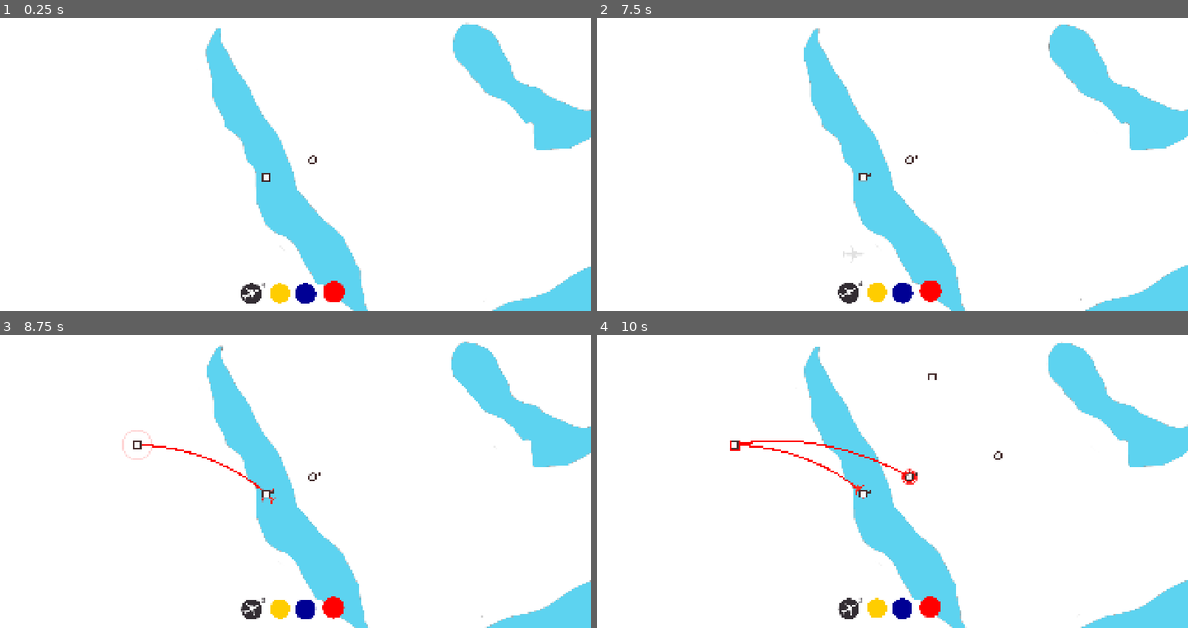
Above: before the commit, frames 1-4 (two rows, left to right).
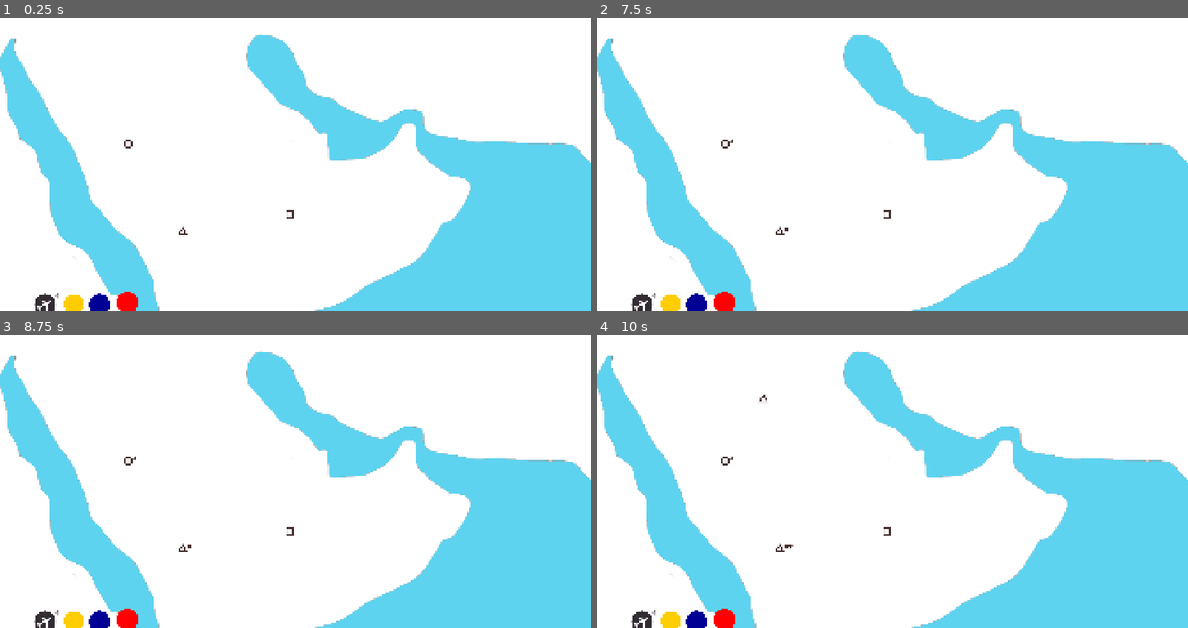
Above: after the commit, the same moments.

Repository: top-it-090304/Holding-Pattern
Game: Godot game, scene res://scene/Main.tscn
Two runs of this game, one before a commit and one after it. Both use one fixed random seed, a clock stepped at 60 frames per second and the inputs below.
Inputs (mouse positions are in pixels of both pictures, inside the frame that each line leads up to; where the layout moved, square brackets give the same spot in the first picture):
- Up to frame 1 (0.25 s): no input
- Up to frame 2 (7.5 s): click (667, 305) [874, 293] at 0.5 s; click (697, 305) [904, 293] at 1.25 s; click (727, 302) [927, 290] at 2 s; click (667, 305) [874, 293] at 2.75 s; click (697, 305) [904, 293] at 3.5 s; click (727, 302) [927, 290] at 4.25 s; click (667, 305) [874, 293] at 5 s; click (697, 305) [904, 293] at 5.75 s; click (727, 302) [927, 290] at 6.5 s; drag from (851, 293) to (862, 176) at 7.27 s
- Up to frame 3 (8.75 s): drag from (265, 493) to (135, 443) at 8.02 s
- Up to frame 4 (10 s): move the mouse to (910, 478) at 8.77 s; click (910, 478) at 8.92 s; drag from (732, 446) to (910, 478) at 9.52 s

The runs differ from the first frame. In frame 1, 37% of the frame differs, in the area x 0-100%, y 1-100%; in frame 2, 37%; in frame 3, 37%; in frame 4, 37%.

Commit message:
fix: spawn airport

Diff:
--- a/scene/Main.tscn
+++ b/scene/Main.tscn
@@ -32,6 +32,7 @@
 texture = ExtResource("2_pnqar")
 
 [node name="Timer" type="Timer" parent="." unique_id=1871435388]
+wait_time = 10.0
 autostart = true
 
 [node name="YellowButton" type="Button" parent="." unique_id=1877033529]
@@ -109,12 +110,22 @@
 [node name="Zone1" type="Node2D" parent="AirportSpawn" unique_id=1864947882]
 
 [node name="Marker2D" type="Marker2D" parent="AirportSpawn/Zone1" unique_id=742221597]
-position = Vector2(876, 561)
+position = Vector2(1276, 703)
 
 [node name="Marker2D2" type="Marker2D" parent="AirportSpawn/Zone1" unique_id=1955253413]
-position = Vector2(1028, 506)
+position = Vector2(1624, 648)
+
+[node name="Marker2D3" type="Marker2D" parent="AirportSpawn/Zone1" unique_id=373765363]
+position = Vector2(1223, 217)
+
+[node name="Marker2D4" type="Marker2D" parent="AirportSpawn/Zone1" unique_id=1847718117]
+position = Vector2(1490, 316)
+
+[node name="Marker2D5" type="Marker2D" parent="AirportSpawn/Zone1" unique_id=347037959]
+position = Vector2(1099, 418)
 
 [node name="Zone0" type="Node2D" parent="AirportSpawn" unique_id=1711069226]
+visible = false
 
 [node name="Marker2D" type="Marker2D" parent="AirportSpawn/Zone0" unique_id=1839943611]
 position = Vector2(-156, 284)
@@ -132,7 +143,7 @@
 position = Vector2(1104, 176)
 
 [node name="Camera2D" type="Camera2D" parent="." unique_id=273851256]
-position = Vector2(972, 496)
+position = Vector2(1642, 461)
 
 [connection signal="timeout" from="Timer" to="." method="_on_spawn_timer_timeout"]
 [connection signal="toggled" from="YellowButton" to="." method="_on_yb_toggled"]
--- a/scripts/Airport.gd
+++ b/scripts/Airport.gd
@@ -8,6 +8,7 @@
 const Triangle = preload("res://objects/point_triangle.png")
 
 var my_shape: GameData.ShapeType
+var forced_shape = null
 var passengers: Array = []
 
 var pulse_radius = 0.0
@@ -23,7 +24,10 @@
 
 
 func _ready():
-	my_shape = GameData.ShapeType.values().pick_random()
+	if forced_shape != null:
+		my_shape = forced_shape
+	else:
+		my_shape = GameData.ShapeType.values().pick_random()
 
 	match my_shape:
 		GameData.ShapeType.CIRCLE:
--- a/scripts/Main.gd
+++ b/scripts/Main.gd
@@ -4,17 +4,25 @@
 var route_scene = load("res://scene/Route.tscn")
 
 
-var airport_points: Array[Vector2] = []
+
 
 @onready var spawn_points := $AirportSpawn
 @onready var camera := $Camera2D
+
+var start_shapes = [
+	GameData.ShapeType.CIRCLE,
+	GameData.ShapeType.SQUARE,
+	GameData.ShapeType.TRIANGLE
+]
+
 var all_zones: Array = []
 var active_airport: Array[Vector2] = []
+var airport_points: Array[Vector2] = []
 
 var current_phase: int = 0
 var max_phases: int = 0
 
-var target_zoom := Vector2(1.0, 1.0)
+var target_zoom := Vector2(2.0, 2.0)
 
 var selected_airport = null
 var is_drawing: bool = false
@@ -39,9 +47,6 @@
 	max_phases = all_zones.size()
 	unlock_next_phase()
 
-	for i in range(3):
-		spawn_airport()
-
 	var passenger_timer = Timer.new()
 	passenger_timer.wait_time = 3.0
 	passenger_timer.autostart = true
@@ -49,11 +54,13 @@
 	add_child(passenger_timer)
 
 	var phase_timer = Timer.new()
-	phase_timer.wait_time = 5.0 ## таймер на новую зону
+	phase_timer.wait_time = 2500.0 ## таймер на новую зону
 	phase_timer.autostart = true
 	phase_timer.timeout.connect(_on_phase_timer_timeout)
 	add_child(phase_timer)
 
+	for i in range(3):
+		spawn_airport()
 func _on_phase_timer_timeout():
 	unlock_next_phase()
 
@@ -84,7 +91,7 @@
 		line_draw(selected_airport.global_position, get_global_mouse_position())
 		check_airopotr()
 	if camera:
-		var zoom_speed = 0.02 ## скорость камеры
+		var zoom_speed = 0.01 ## скорость камеры
 		camera.zoom = camera.zoom.lerp(target_zoom, zoom_speed * delta)
 
 
@@ -140,6 +147,10 @@
 	if active_airport.is_empty(): return
 	var inst = airport_scene.instantiate()
 	inst.position = active_airport.pop_back()
+
+	if not start_shapes.is_empty():
+		inst.forced_shape = start_shapes.pop_front()
+
 	inst.add_to_group("airports")
 	inst.airport_selected.connect(_on_airport_selected)
 	add_child(inst)
